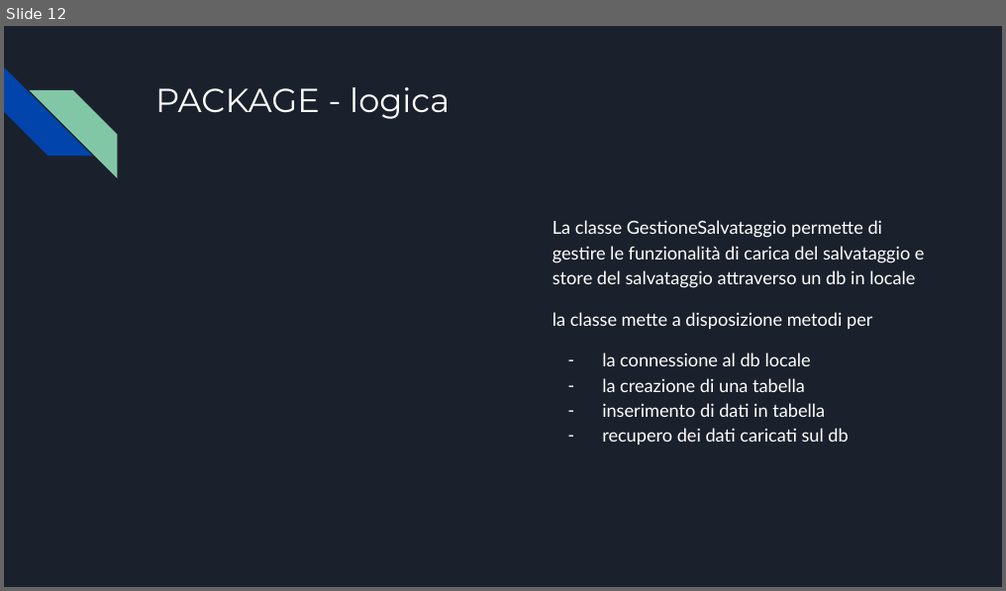
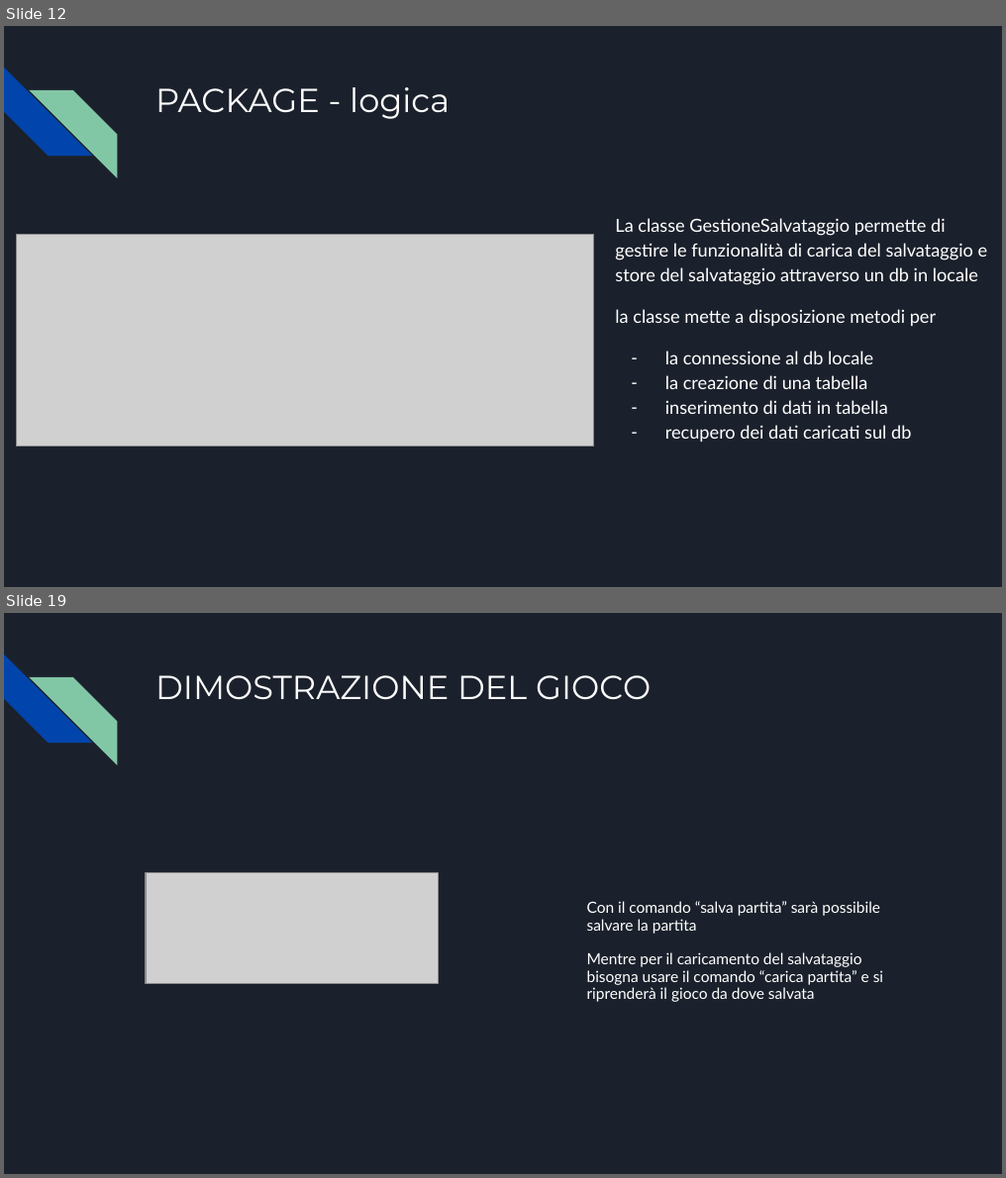
Before and after one commit to vitomarzocca/Esame-MAP, a slide deck: Presentazione senza titolo.pptx. Shown one above the other, each under a label of ours: slide 12 before the commit, slides 12 and 19 after it; the slides between them are not shown. The pictures are 1006x591 and 1006x1178 pixels, drawn with LibreOffice and Linux fonts; fonts in the diff are those of the drawing; grey boxes stand for pictures. Boxes give left, top, right and bottom in pixels: in the first picture for what was removed or moved away, otherwise in the second. Text is boxed around its words. In the diff, an @@ line names an element or a change of style, - is before the commit and + after.

```diff
--- a/Presentazione senza titolo.pptx
+++ b/Presentazione senza titolo.pptx
@@ slide 19 added at (4,613,1002,1174), background #1B212C; not listed: 2 template elements that a slide beside it also shows @@
@@ title added at (155,675,650,700), 24 pt, text #FFFFFF @@
+DIMOSTRAZIONE DEL GIOCO
@@ picture added at (146,873,438,984) @@
@@ text added at (587,901,883,1002), 11.1 pt, text #FFFFFF @@
+Con il comando “salva partita” sarà possibile salvare la partita
+Mentre per il caricamento del salvataggio bisogna usare il comando “carica partita” e si riprenderà il gioco da dove salvata
@@ slide 12 changed as well @@
@@ text "La classe GestioneSalvataggio permette di ...": place and size @@
-text "La classe GestioneSalvataggio permette di ..." at (552,220,925,445)
+text "La classe GestioneSalvataggio permette di ..." at (615,218,988,442)
@@ picture added at (16,235,594,446) @@
```
Also in this commit, not shown: 10 other slides changed, 8 other slides added, 4 other files.
